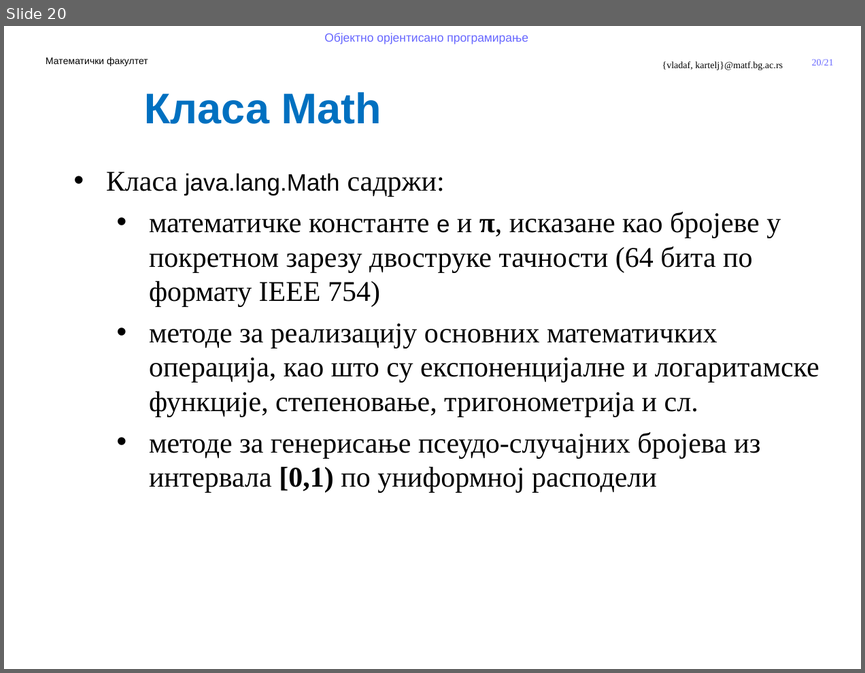
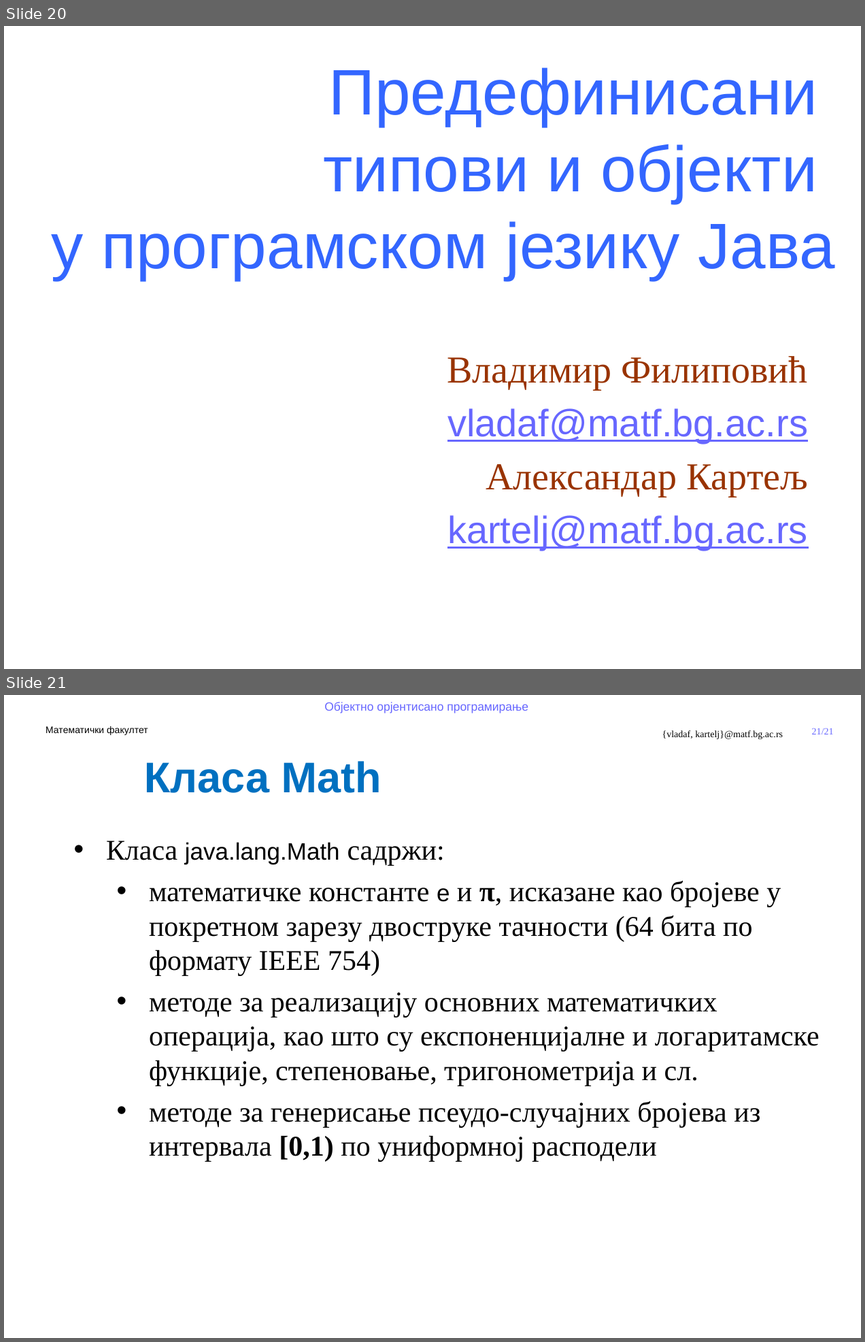
Before and after one commit to MatfOOP/OOP, a slide deck: predavanja/prezentacije/OOP07-1-Predefinisani tipovi u Javi.pptx. Shown one above the other, each under a label of ours: slide 20 before the commit, slides 20 and 21 after it. The pictures are 865x673 and 865x1342 pixels, drawn with LibreOffice and Linux fonts; fonts in the diff are those of the drawing; background and template pictures are left out. Boxes give left, top, right and bottom in pixels: in the first picture for what was removed or moved away, otherwise in the second. Text is boxed around its words. In the diff, an @@ line names an element or a change of style, - is before the commit and + after.

```diff
--- a/predavanja/prezentacije/OOP07-1-Predefinisani tipovi u Javi.pptx
+++ b/predavanja/prezentacije/OOP07-1-Predefinisani tipovi u Javi.pptx
@@ slide 20 added at <box>4,26,861,669</box>, background #FFFFFF @@
@@ title added at <box>52,67,834,280</box>, 54 pt, text #3366FF @@
+Предефинисани
+типови и објекти
+у програмском језику Јава
@@ text added at <box>447,356,808,550</box>, 32 pt, text #6767FF, underline @@
+Владимир Филиповић
+vladaf@matf.bg.ac.rs
+Александар Картељ
+kartelj@matf.bg.ac.rs
@@ what was slide 20 is now slide 21 @@
@@ page number at <box>812,728,834,734</box>: text changed @@
-20/21
+21/21
```
Also in this commit, not shown: 1 other slide added, 4 other files.
